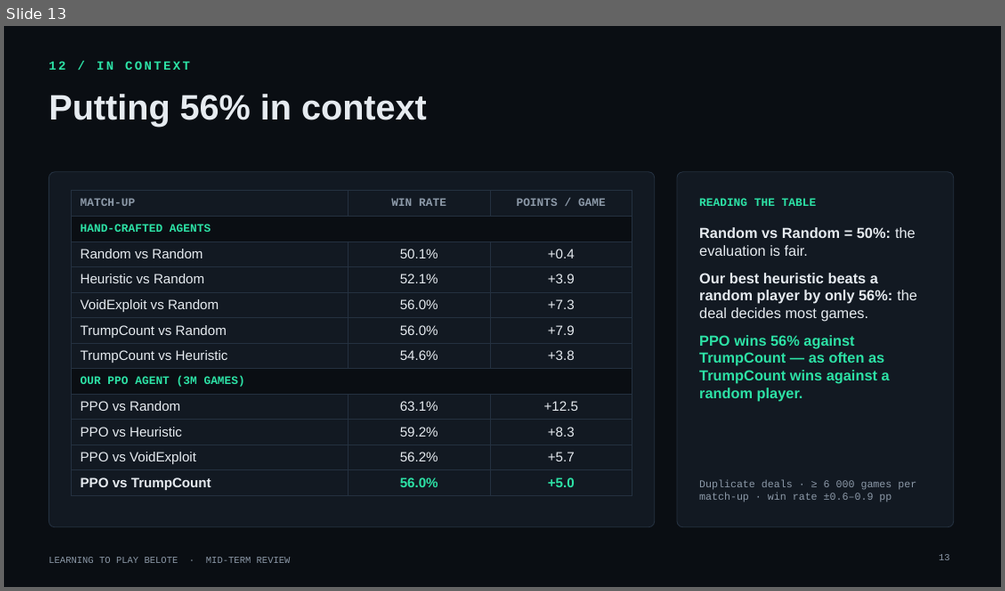
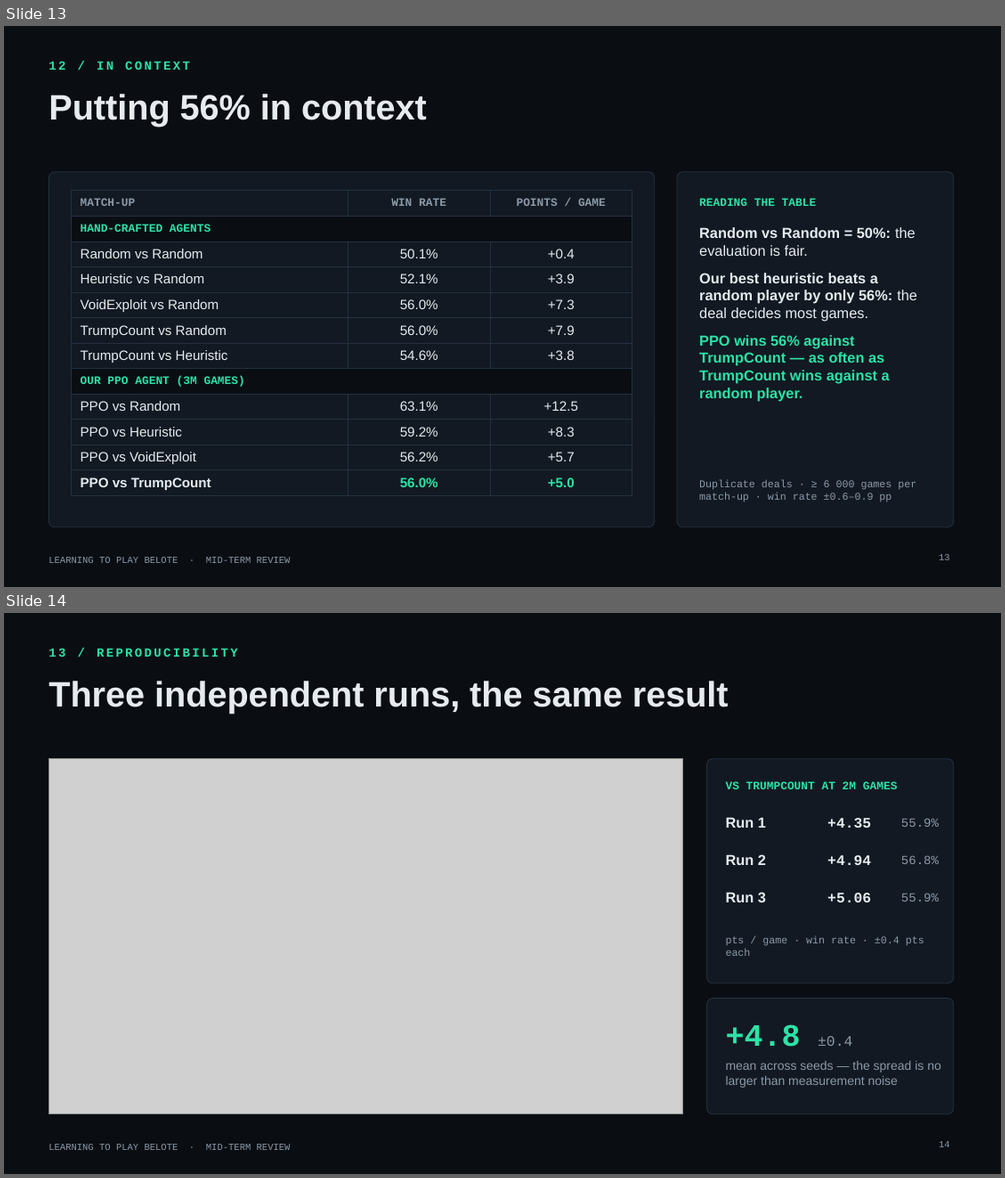
Before and after one commit to yoniBenabou/TwoPlayersBelote, a slide deck: presentation/belote_midterm_v3.pptx. Shown one above the other, each under a label of ours: slide 13 before the commit, slides 13 and 14 after it. The pictures are 1005x591 and 1005x1178 pixels, drawn with LibreOffice and Linux fonts; fonts in the diff are those of the drawing; grey boxes stand for pictures; background and template pictures are left out. Boxes give left, top, right and bottom in pixels: in the first picture for what was removed or moved away, otherwise in the second. Text is boxed around its words. In the diff, an @@ line names an element or a change of style, - is before the commit and + after.

```diff
--- a/presentation/belote_midterm_v3.pptx
+++ b/presentation/belote_midterm_v3.pptx
@@ slide 14 added at (4, 613, 1001, 1174), background picture (left out); not listed: 1 template element that a slide beside it also shows @@
@@ text added at (48, 648, 238, 657), 12 pt, text #2DE2A6, bold @@
+13 / REPRODUCIBILITY
@@ title added at (48, 681, 728, 713), 34 pt, text #E6EBF0, bold @@
+Three independent runs, the same result
@@ picture added at (48, 759, 683, 1114) @@
@@ rounded rectangle added at (707, 759, 954, 983), fill #121922, outline #243140 0.75 pt @@
@@ text added at (726, 781, 898, 789), 11 pt, text #2DE2A6, bold @@
+VS TRUMPCOUNT AT 2M GAMES
@@ text added at (726, 817, 766, 827), 14 pt, text #E6EBF0, bold @@
+Run 1
@@ text added at (827, 818, 871, 827), 14 pt, text #E6EBF0, bold @@
++4.35
@@ text added at (901, 818, 938, 827), 12 pt, text #8C99A8 @@
+55.9%
@@ text added at (726, 854, 766, 865), 14 pt, text #E6EBF0, bold @@
+Run 2
@@ text added at (827, 855, 871, 865), 14 pt, text #E6EBF0, bold @@
++4.94
@@ text added at (901, 855, 938, 864), 12 pt, text #8C99A8 @@
+56.8%
@@ text added at (726, 892, 766, 902), 14 pt, text #E6EBF0, bold @@
+Run 3
@@ text added at (827, 892, 871, 902), 14 pt, text #E6EBF0, bold @@
++5.06
@@ text added at (901, 892, 938, 901), 12 pt, text #8C99A8 @@
+55.9%
@@ text added at (726, 936, 924, 956), 10 pt, text #8C99A8 @@
+pts / game · win rate · ±0.4 pts each
@@ rounded rectangle added at (707, 998, 954, 1114), fill #121922, outline #243140 0.75 pt @@
@@ text added at (726, 1024, 852, 1046), 30 pt, text #2DE2A6, bold @@
++4.8 ±0.4
@@ text added at (726, 1061, 941, 1087), 12 pt, text #8C99A8 @@
+mean across seeds — the spread is no larger than measurement noise
@@ page number added at (938, 1141, 950, 1147), 9 pt, text #8C99A8 @@
+14
```
Also in this commit, not shown: 3 slides changed, 4 other files.
